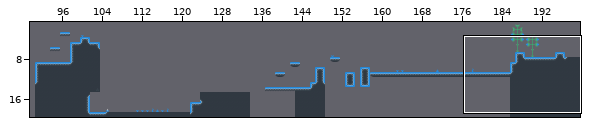
Tiled map, stored at Resources/img/HD/tilemap-w0l1.tmx. Above, an overview of the earlier version with the close-up marked.
Close-up. Earlier state:
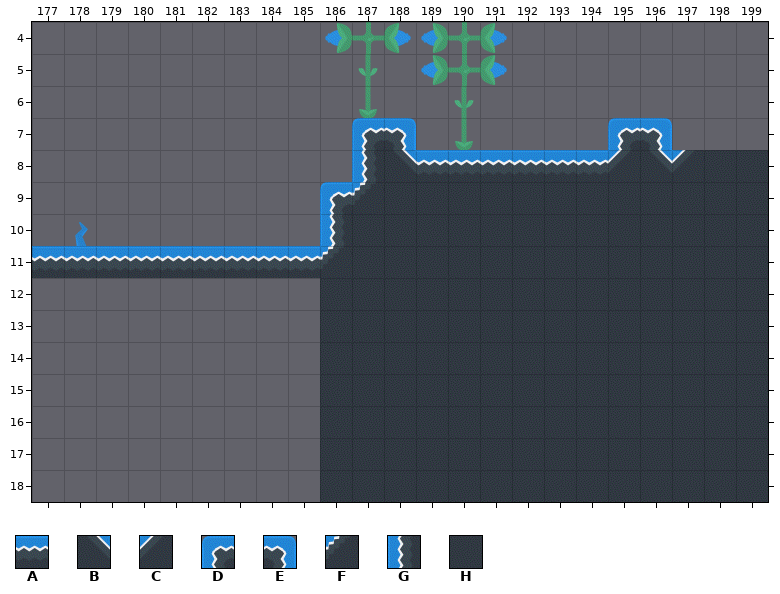
Cells are 32x32 px. Shown: x 177..199, y 4..18. The commit also changed other parts of the map, which this record leaves out.
Key: from "world1": A 2, B 8, C 9, D 10, E 11, F 12, G 14, H 23.
_ is an empty cell.
Layers that did not change in this view are not listed.
Layer "tileLayer" before, first column x 177:
 4 _______________________
 5 _______________________
 6 _______________________
 7 __________DE______DE___
 8 __________GBAAAAAACBCHH
 9 _________DFHHHHHHHHHHHH
10 _________GHHHHHHHHHHHHH
11 AAAAAAAAAFHHHHHHHHHHHHH
12 _________HHHHHHHHHHHHHH
13 _________HHHHHHHHHHHHHH
14 _________HHHHHHHHHHHHHH
15 _________HHHHHHHHHHHHHH
16 _________HHHHHHHHHHHHHH
17 _________HHHHHHHHHHHHHH
18 _________HHHHHHHHHHHHHH
The same view after the edit:
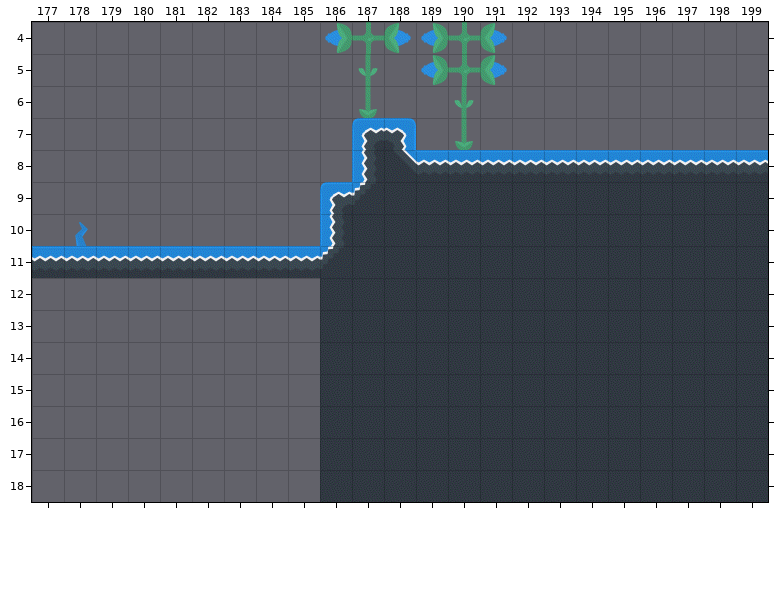
Change:
{"where": "layer \"tileLayer\""}
{"y":7,"x":195,"old":"DE","new":"__"}
{"y":8,"x":195,"old":"CBCHH","new":"AAAAA"}
{"label":"changed","picture_box":[608,118,768,182]}
